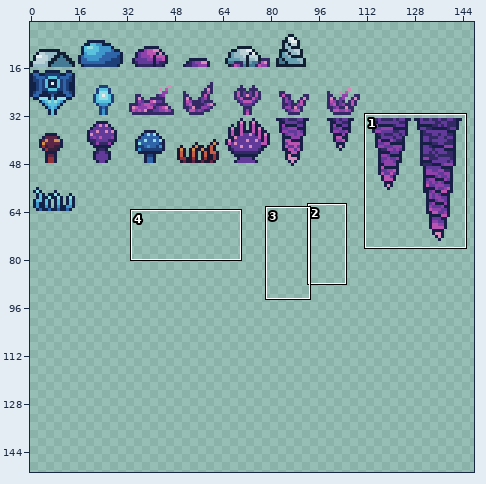
Edited in one commit: pixel-art file (Aesprite Projects/Fungi Forest - Foreground Tilemap.aseprite). The first picture is a wide view before the edit; the outline marks the close-up.
Close-up. Before:
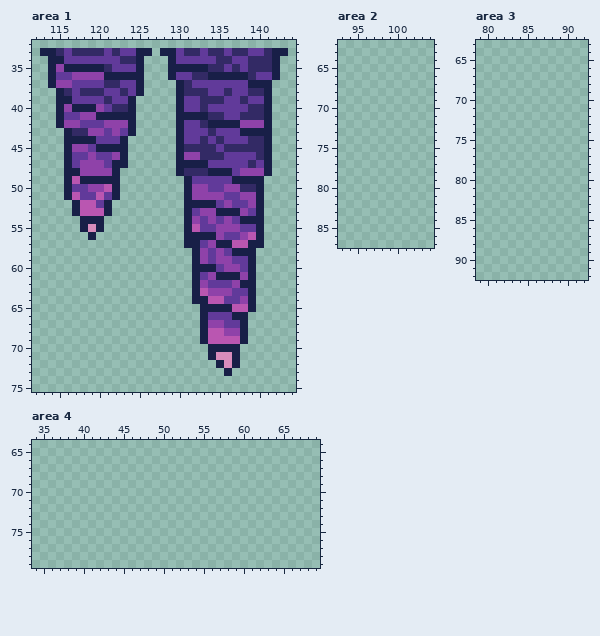
256x256 pixels, 1 frame. Shown: area 1: x 112..144, y 32..75; area 2: x 93..104, y 62..87; area 3: x 79..92, y 63..92; area 4: x 34..69, y 64..79. The wide view leaves out empty margins. The commit also changed other parts of the picture, which this record leaves out.
The same view after the edit:
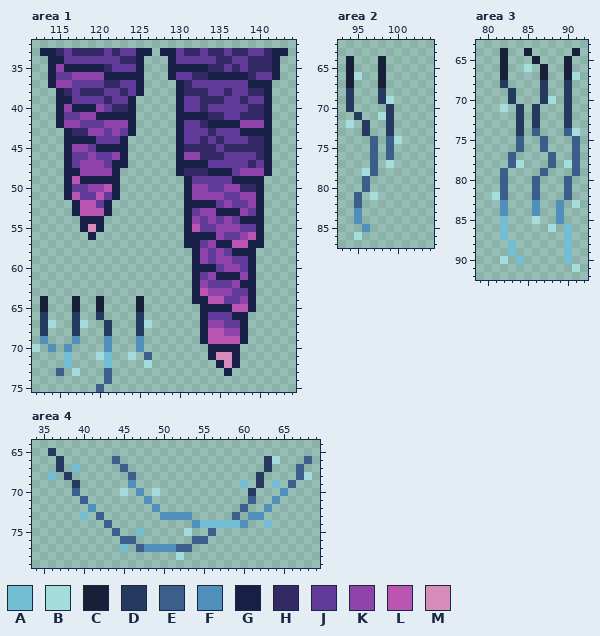
Palette (. is transparent): A #73bed3  B #a4dddb  C #172038  D #253a5e  E #3c5e8b  F #4f8fba  G #181f47  H #332a65  J #613a9a  K #8f42a9  L #ba56b1  M #d88cbc
Message: Update Fungi Forest Tilemap Update Fungi Forest Tilemap with more objects from Towe
Difference:
layer "Towe layer" added
Changed rows in their new state; - is an unchanged pixel.
Area 1, layer "Towe layer":
first column x 112:
64 -C---C--C----C-
65 -C---C--C----C-
66 -D---D--D----D-
67 -DB--DB--D---DB
68 -D---D---D---D-
69 -F---F---F---F-
70 B-F-F----F---F-
71 ----A---BA--B-E
72 ----A----A----B
73 ---E-B---E-----
74 ---------E-----
75 --------E------
Area 2, layer "Towe layer":
first column x 94:
64 C---C--
65 C---C--
66 CB--C--
67 C---C--
68 D---D--
69 D---DB-
70 D----D-
71 -D--BD-
72 B-D--D-
73 --D--D-
74 ---E-EB
75 ---E-E-
76 ---E-E-
77 ---E-B-
78 --BE---
79 --E----
80 --E----
81 -E-B---
82 -E-----
83 -F-----
84 -F-----
85 --F----
86 -B-----
Area 3, layer "Towe layer":
first column x 81:
64 -C--C-----C
65 -C---C---C-
66 -C--B-C--C-
67 -C----C--CB
68 -D----D--D-
69 --D---D--D-
70 --D---DB-D-
71 -B-D-D---D-
72 ---D-D---D-
73 ---D-D---D-
74 ---D-E---EB
75 ---E--E---E
76 ---E--E---E
77 --E----E--E
78 --EB---E-BE
79 -E----E---E
80 -E---E---E-
81 -E---E---E-
82 BE---E---E-
83 -F---F--F-B
84 -F---F--F--
85 -A---B--F--
86 -A-----B-A-
87 -A-------A-
88 --A------A-
89 --A------A-
90 -B-A-----A-
91 ----------B
Area 4, layer "Towe layer":
first column x 36:
65 D--------------------------------
66 -D------E------------------DB---E
67 -D-A-----E-----------------D---E-
68 A-D-------E---------------D----EB
69 ---D------F-------------A-D-A-E--
70 ---E-----B-F-B-----------D---F---
71 ----E-------F------------E--F----
72 -----F-------F----------E--F-----
73 ----A-E-------FFFF-----E-FF------
74 -------E----------FAAAAAF--A-----
75 --------E--A-----B--E------------
76 ---------EE-------EE-------------
77 ---------A-EFFFFEE---------------
78 ----------------B----------------
Changed places in both close-ups, as pixel boxes (x1, y1, x2, y2):
added: (32, 296, 152, 392)
added: (346, 56, 402, 240)
added: (492, 48, 580, 272)
added: (48, 448, 312, 560)
